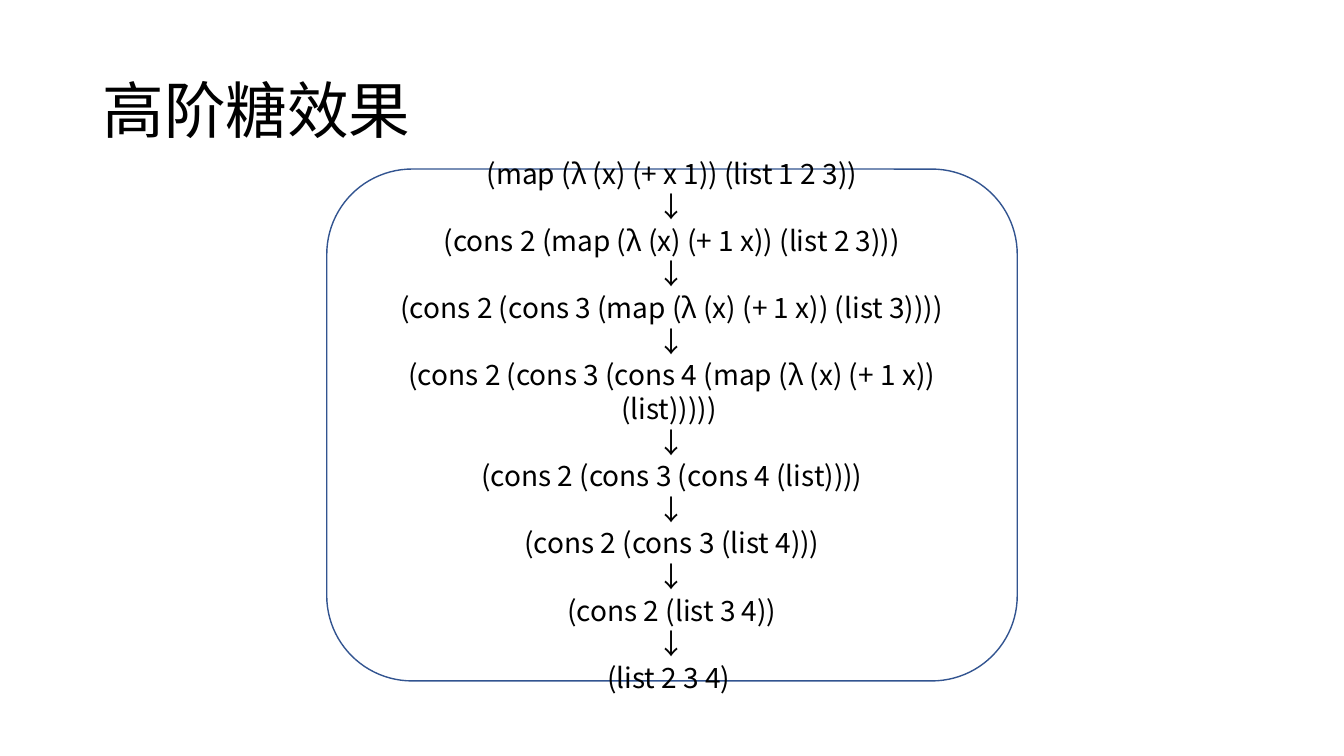
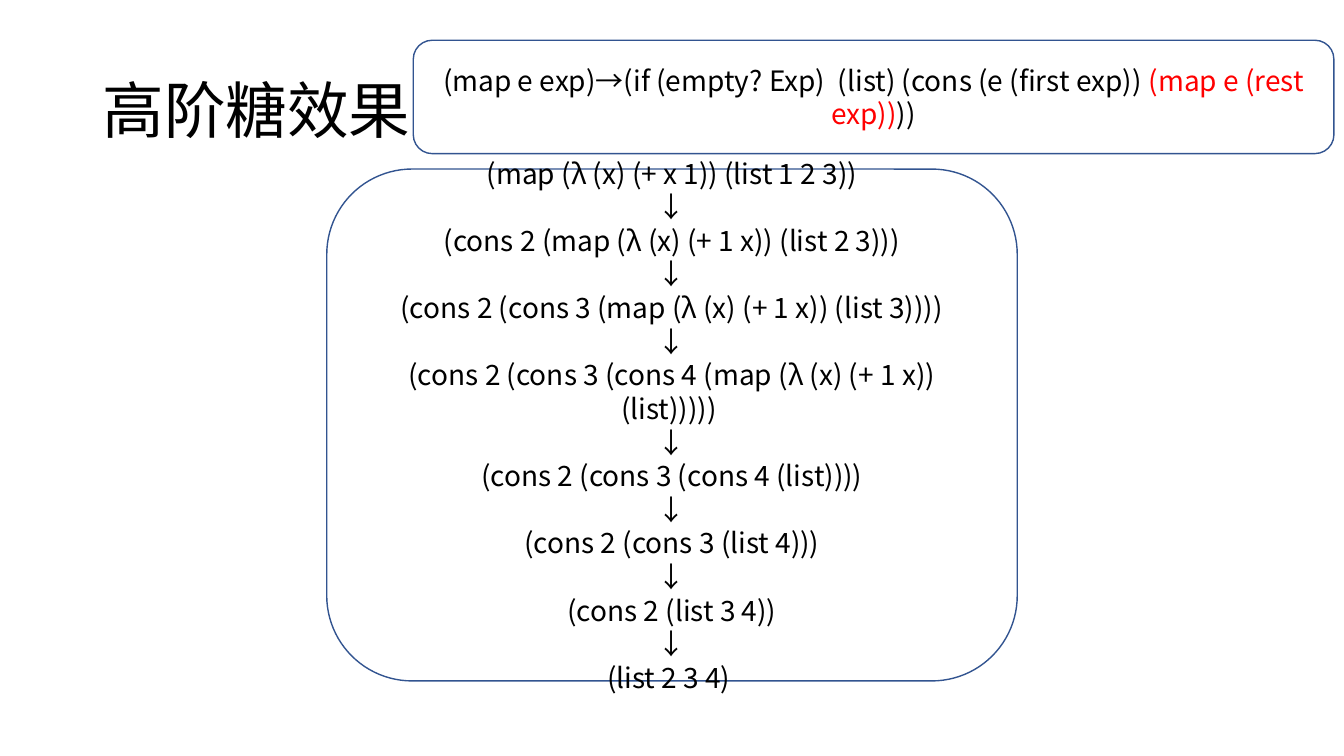
Before and after one commit to yangdinglou/Lightweight-Resugaring-using-PLT-Redex, a slide deck: slide 22 of PPT/毕业论文答辩.pptx (slide 21 before the commit). Drawn at 1344x756 pixels with LibreOffice and Linux fonts; fonts in the diff are those of the drawing. Boxes give left, top, right and bottom in pixels: in the first picture for what was removed or moved away, otherwise in the second. Text is boxed around its words. In the diff, an @@ line names an element or a change of style, - is before the commit and + after.

```diff
--- a/PPT/毕业论文答辩.pptx
+++ b/PPT/毕业论文答辩.pptx
@@ rounded rectangle added at box(413, 40, 1334, 153), fill #FFFFFF, outline #325491 1 pt, 20 pt, text #000000 @@
+(map e exp)→(if (empty? Exp) (list) (cons (e (first exp)) (map e (rest exp))))
```
Also in this commit, not shown: 3 other slides changed, 2 slides added, 1 slide removed, 30 other files.
